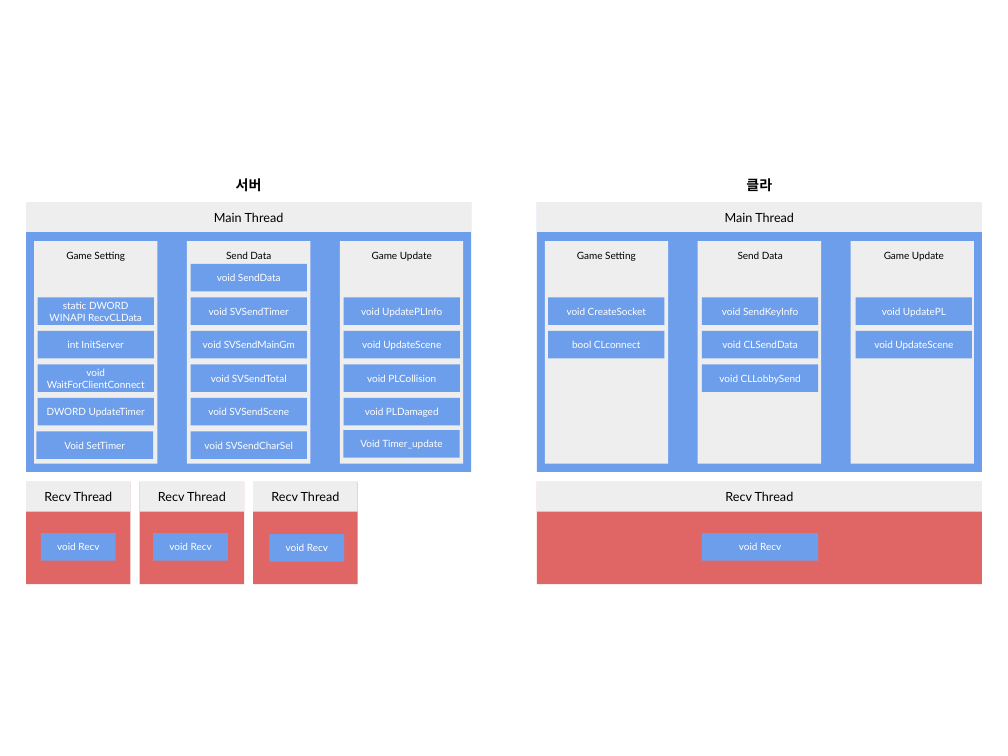
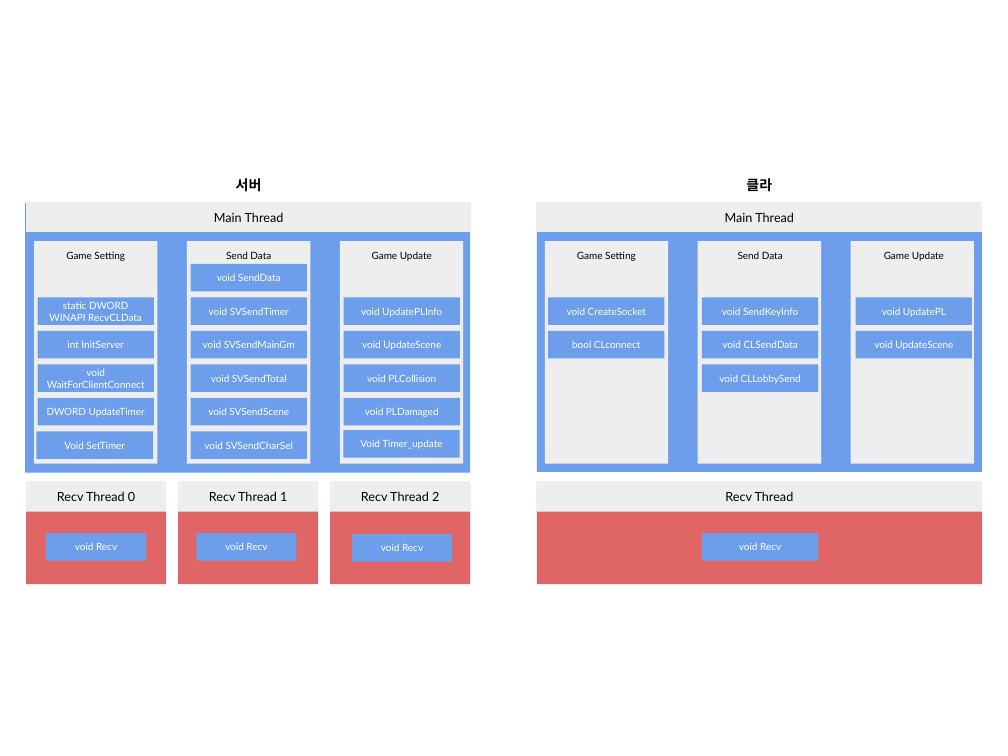
Before and after one commit to haein0303/NetWorkGame_Final_Term, a slide deck: slide 4 of Document/하이레벨 + 스레드.pptx. Drawn at 1008x756 pixels with LibreOffice and Linux fonts; fonts in the diff are those of the drawing. Boxes give left, top, right and bottom in pixels: in the first picture for what was removed or moved away, otherwise in the second. Text is boxed around its words. In the diff, an @@ line names an element or a change of style, - is before the commit and + after.

```diff
--- a/Document/하이레벨 + 스레드.pptx
+++ b/Document/하이레벨 + 스레드.pptx
@@ rectangle "Recv Thread 0" resized from (x1=26, y1=482, x2=130, y2=511) to (x1=26, y1=482, x2=166, y2=511) @@
@@ rectangle resized from (x1=26, y1=482, x2=130, y2=584) to (x1=26, y1=482, x2=166, y2=584) @@
@@ text in rectangle at (x1=57, y1=491, x2=135, y2=501): text changed @@
-Recv Thread
+Recv Thread 0
@@ rectangle "Recv Thread 1" resized from (x1=140, y1=482, x2=244, y2=511) to (x1=178, y1=482, x2=318, y2=511) @@
@@ rectangle resized from (x1=140, y1=482, x2=244, y2=584) to (x1=178, y1=482, x2=318, y2=584) @@
@@ text in rectangle at (x1=209, y1=491, x2=287, y2=501): text changed @@
-Recv Thread
+Recv Thread 1
@@ rectangle "Recv Thread 2" resized from (x1=253, y1=482, x2=358, y2=511) to (x1=330, y1=482, x2=470, y2=511) @@
@@ rectangle resized from (x1=253, y1=482, x2=358, y2=584) to (x1=330, y1=482, x2=470, y2=584) @@
@@ text in rectangle at (x1=361, y1=491, x2=439, y2=501): text changed @@
-Recv Thread
+Recv Thread 2
@@ rectangle "void Recv" resized from (x1=41, y1=533, x2=116, y2=560) to (x1=46, y1=533, x2=146, y2=560) @@
@@ rectangle "void Recv" resized from (x1=153, y1=533, x2=228, y2=560) to (x1=197, y1=533, x2=297, y2=560) @@
@@ rectangle "void Recv" resized from (x1=269, y1=534, x2=344, y2=562) to (x1=352, y1=534, x2=452, y2=562) @@
```
Also in this commit, not shown: 2 other slides changed, 2 other files.
